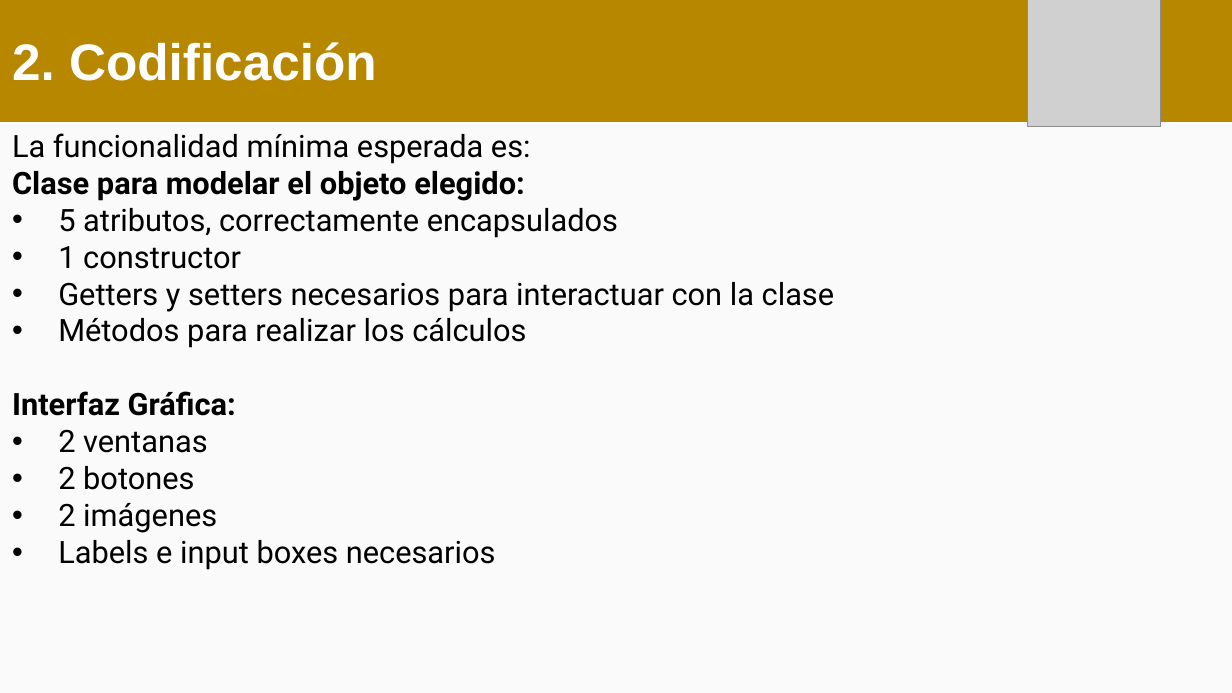
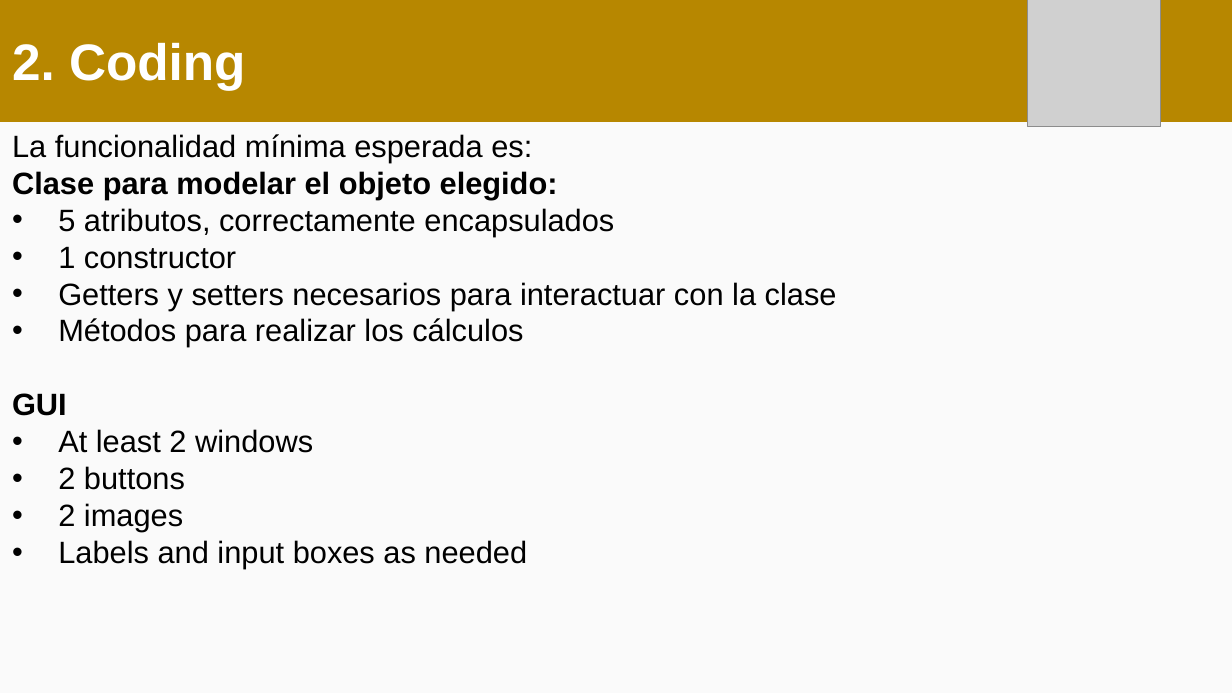
Before and after one commit to OMardil/CS2_2024_EN, a slide deck: slide 9 of PROYECTO/01 Medium Level/PROY_M00.pptx. Drawn at 1232x693 pixels with LibreOffice and Linux fonts; fonts in the diff are those of the drawing; grey boxes stand for pictures. Boxes give left, top, right and bottom in pixels: in the first picture for what was removed or moved away, otherwise in the second. Text is boxed around its words. In the diff, an @@ line names an element or a change of style, - is before the commit and + after.

```diff
--- a/PROYECTO/01 Medium Level/PROY_M00.pptx
+++ b/PROYECTO/01 Medium Level/PROY_M00.pptx
@@ text in rectangle at (12,42,245,90): text changed @@
-2. Codificación
+2. Coding
@@ text at (12,134,837,347): font Roboto to Arial in "La funcionalidad mínima esperada es:", "Clase para modelar el objeto elegido:", "5 atributos, correctamente encapsulados", "1 constructor" and 2 more places @@
@@ text at (12,393,527,569): text changed; font Roboto to Arial @@
-Interfaz Gráfica:
-• 2 ventanas
-• 2 botones
-• 2 imágenes
-• Labels e input boxes necesarios
+GUI
+• At least 2 windows
+• 2 buttons
+• 2 images
+• Labels and input boxes as needed
```
Also in this commit, not shown: 2 other slides changed, 9 slides added, 10 slides removed.
